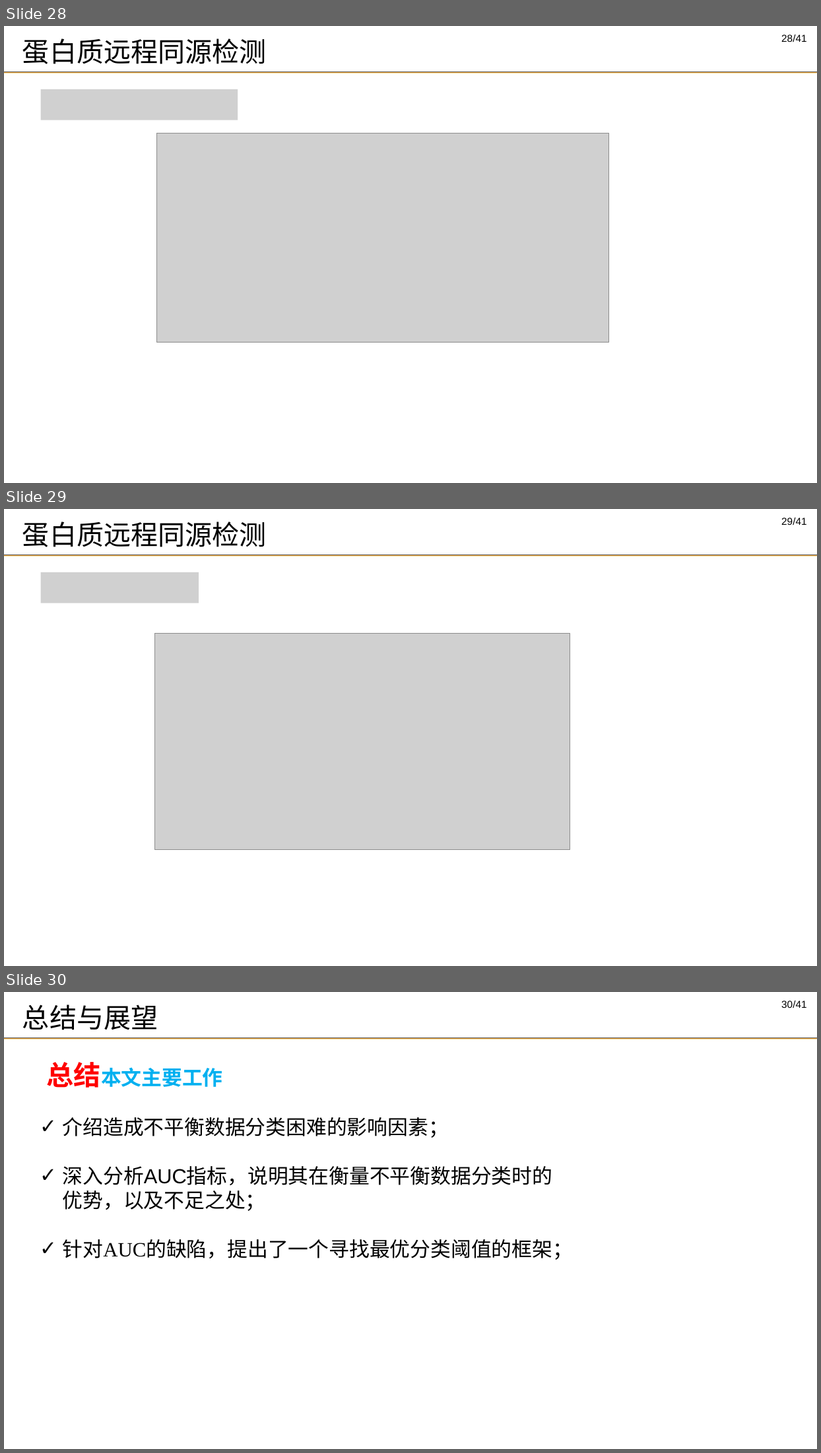
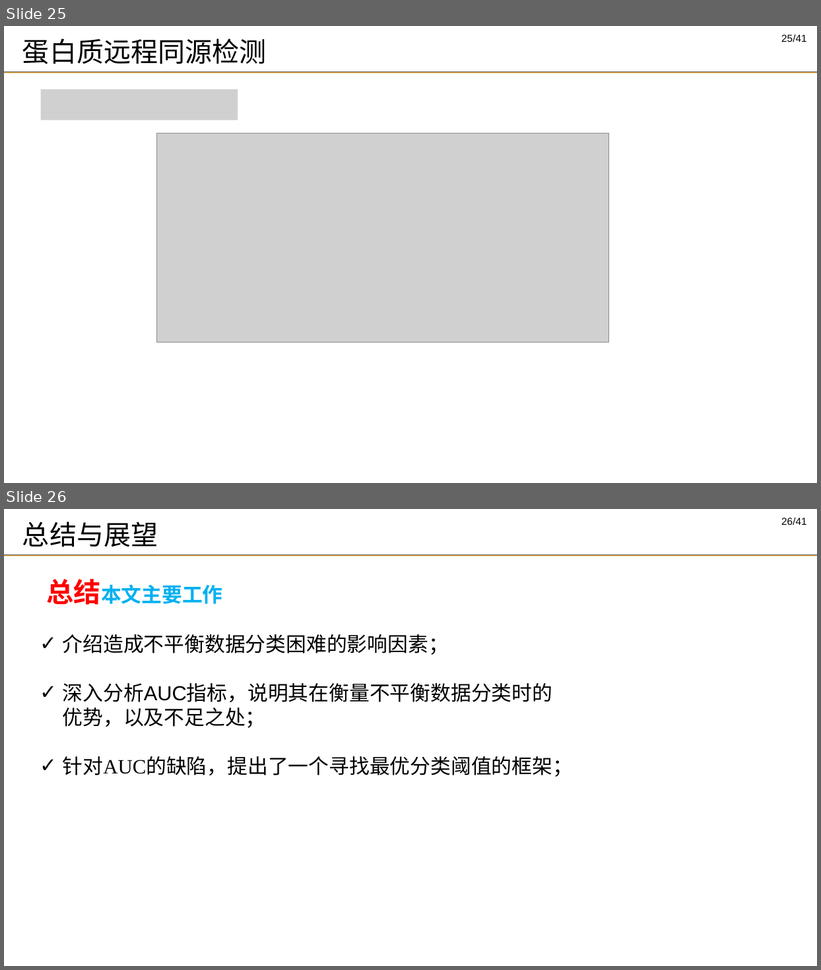
Before and after one commit to DMRookie/finaldesign, a slide deck: 答辩_谢思发_2.pptx. Shown one above the other, each under a label of ours: slides 28, 29 and 30 before the commit, slides 25 and 26 after it. The pictures are 821x1453 and 821x970 pixels, drawn with LibreOffice and Linux fonts; fonts in the diff are those of the drawing; grey boxes stand for pictures; background and template pictures are left out. Boxes give left, top, right and bottom in pixels: in the first picture for what was removed or moved away, otherwise in the second. Text is boxed around its words. In the diff, an @@ line names an element or a change of style, - is before the commit and + after.

```diff
--- a/答辩_谢思发_2.pptx
+++ b/答辩_谢思发_2.pptx
@@ slide 29 removed at [4,509,817,966], background picture (left out); not listed: 3 template elements that a slide beside it also shows @@
@@ title removed at [22,522,267,547] @@
-蛋白质远程同源检测
@@ picture removed at [40,572,199,603] @@
@@ picture removed at [154,634,570,850] @@
@@ what was slide 28 is now slide 25 @@
@@ page number at [781,35,807,42]: text changed @@
-28/41
+25/41
@@ what was slide 30 is now slide 26 @@
@@ page number at [781,518,807,525]: text changed @@
-30/41
+26/41
```
Also in this commit, not shown: 5 slides changed, 3 other slides removed.
